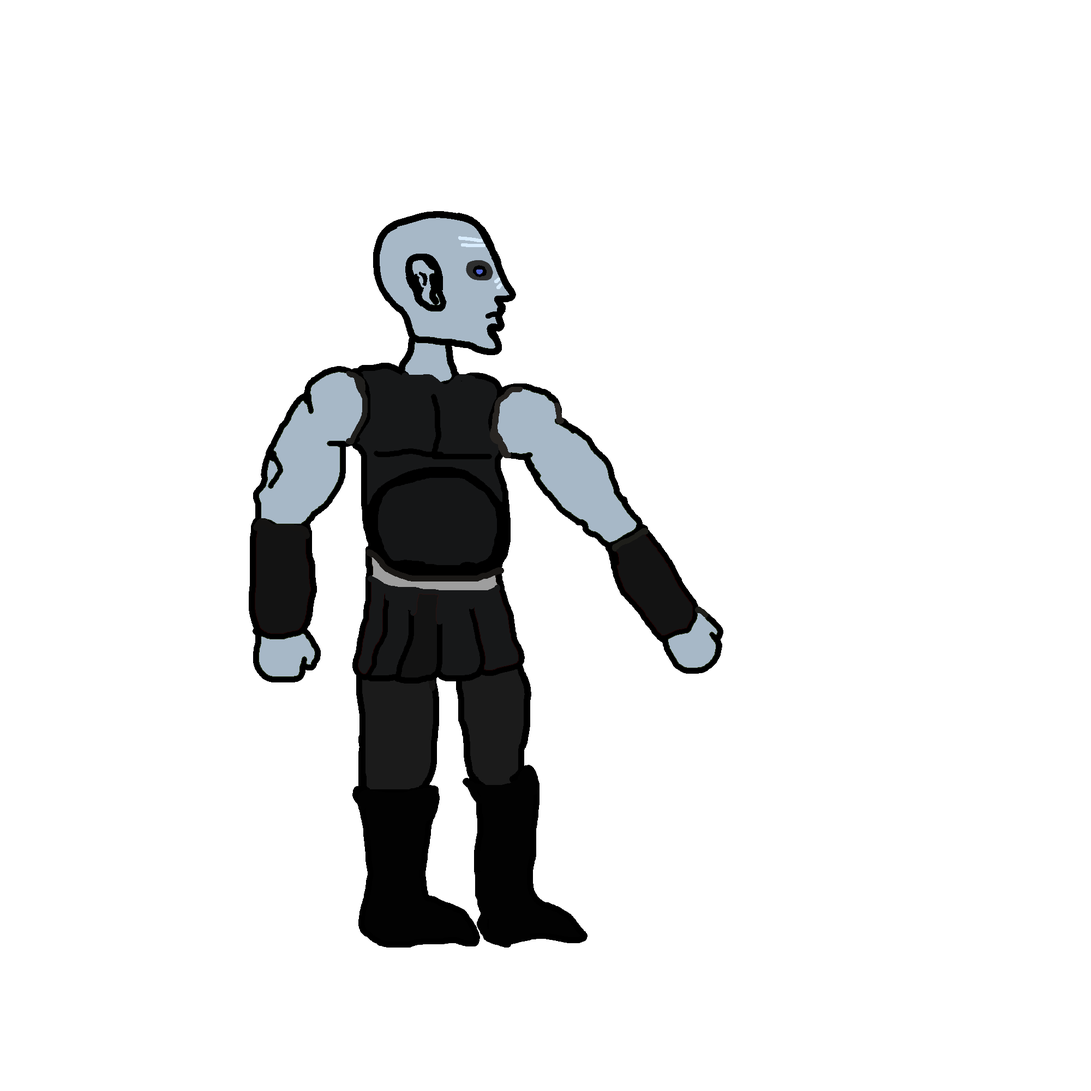
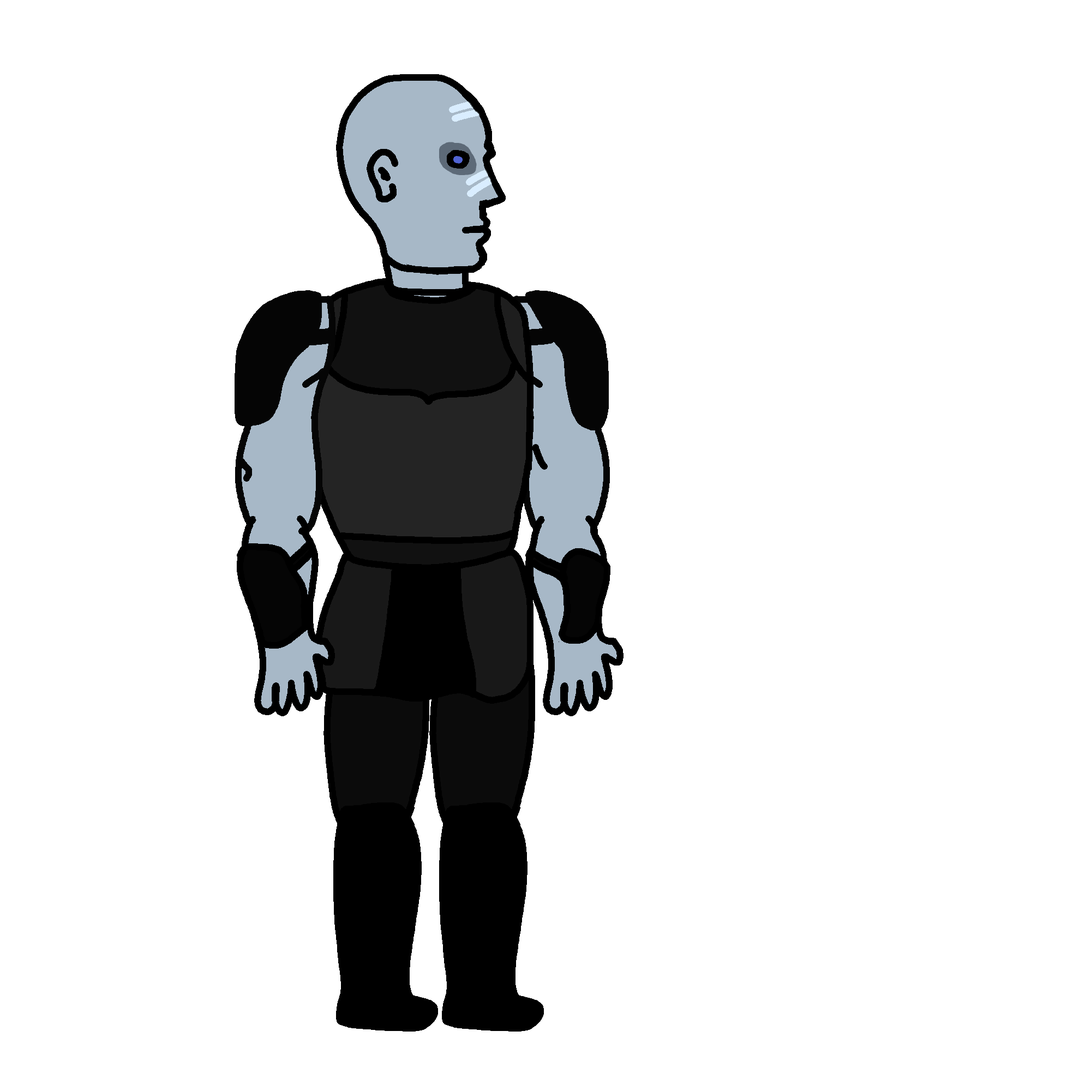
Two versions of the same layered image (w=1091, h=1091). Layer-by-layer changes:
moved "Head" above "right_forearm", painted on it over [336, 74, 517, 391]
moved "right_forearm" above "right_arm", painted on it over [236, 512, 336, 717]
moved "right_arm" above "belt", painted on it over [234, 290, 368, 536]
painted on "belt" over [315, 546, 534, 705]
painted on "right_lowerleg" over [333, 785, 481, 1033]
painted on "right_upperleg" over [323, 606, 440, 842]
moved "left_lowerleg" above "left_upperleg", painted on it over [439, 765, 588, 1033]
moved "left_upperleg" above "chest", painted on it over [429, 606, 536, 842]
moved "chest" above "left_forearm", painted on it over [308, 276, 534, 580]
painted on "left_forearm" over [525, 512, 724, 717]
painted on "left_arm" over [490, 290, 643, 549]
